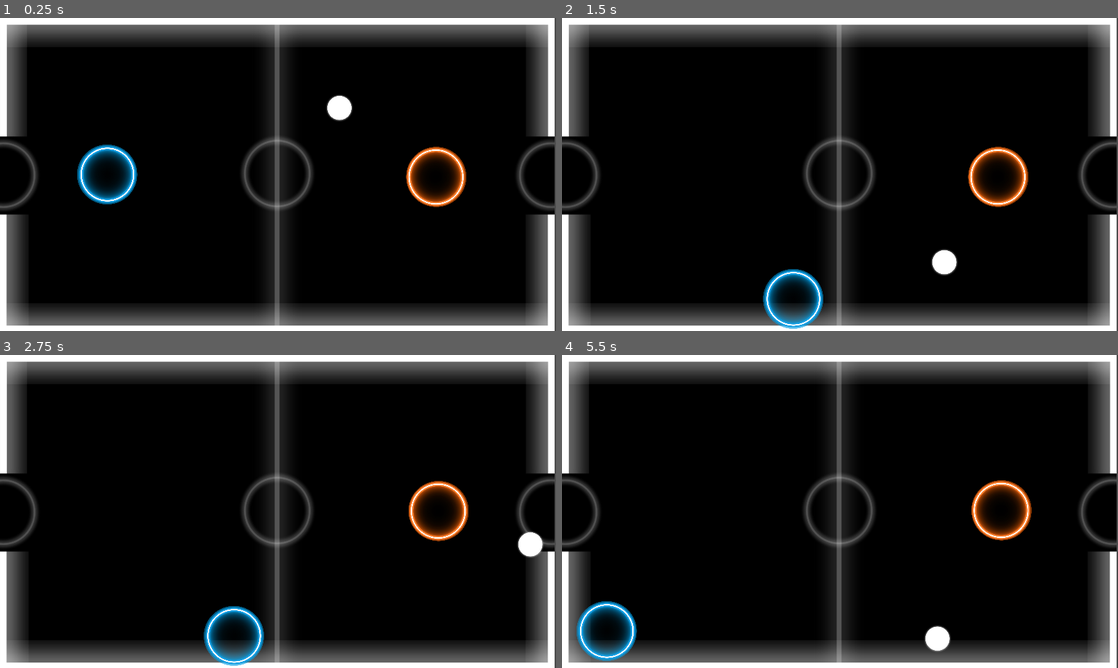
Above: before the commit, frames 1-4 (two rows, left to right).
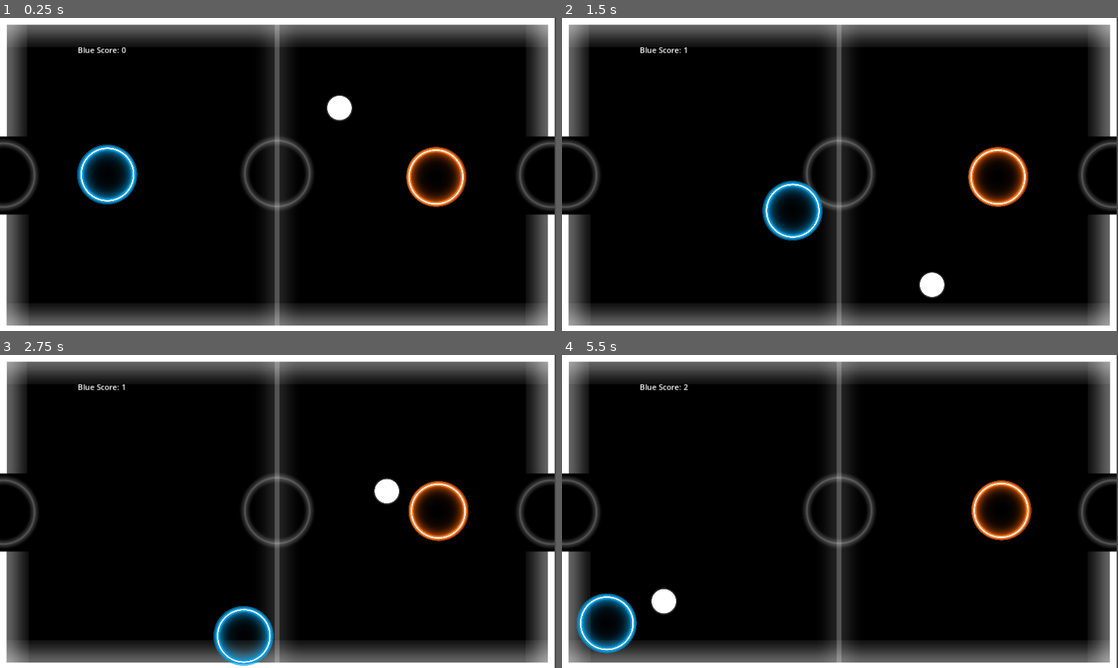
Above: after the commit, the same moments.

Repository: zohaib642/Hockey-Lite
Game: Godot game, scene res://scenes/map.tscn
Same seed, same stepped clock (60 frames per second), same inputs: the game is played once before the commit and once after it.
Inputs:
- Up to frame 1 (0.25 s): no input
- Up to frame 2 (1.5 s): hold D (pk1right) 0.53-1.28 s; hold S (pk1down) from 1.28 s (still down)
- Up to frame 3 (2.75 s): release S (pk1down) at 2.03 s; hold D (pk1right) from 2.03 s (still down)
- Up to frame 4 (5.5 s): release D (pk1right) at 2.78 s; hold W (pk1up) 2.78-3.53 s; hold A (pk1left) 3.53-5.03 s; hold S (pk1down) from 5.03 s (still down)

The runs differ from the first frame. In frame 1, 0.1% of the frame differs, in the area x 14-23%, y 9-12%; in frame 2, 3.3%, in the area x 14-72%, y 9-100%; in frame 3, 2.2%; in frame 4, 2.1%.

Commit message:
added blue's score. little laggy

Diff:
--- /dev/null
+++ b/Global.gd
@@ -0,0 +1,13 @@
+extends Node
+
+var scoreBlue = 0
+var scoreOrange = 0
+
+# Called when the node enters the scene tree for the first time.
+func _ready() -> void:
+	pass # Replace with function body.
+
+
+# Called every frame. 'delta' is the elapsed time since the previous frame.
+func _process(delta: float) -> void:
+	pass
--- a/project.godot
+++ b/project.godot
@@ -14,6 +14,10 @@
 run/main_scene="res://scenes/map.tscn"
 config/features=PackedStringArray("4.3", "Forward Plus")
 config/icon="res://icon.svg"
+
+[autoload]
+
+Global="*res://Global.gd"
 
 [display]
 
--- /dev/null
+++ b/scenes/label.gd
@@ -0,0 +1,8 @@
+extends Label
+
+var previous_score_blue = -1
+
+func _process(delta):
+	if Global.scoreBlue != previous_score_blue:
+		self.text = "Blue Score: " + str(Global.scoreBlue)
+		previous_score_blue = Global.scoreBlue
--- a/scenes/map.tscn
+++ b/scenes/map.tscn
@@ -7,6 +7,7 @@
 [ext_resource type="Script" path="res://scenes/orange.gd" id="4_wirq4"]
 [ext_resource type="Texture2D" uid="uid://bwot3yphtq64y" path="res://AIR HOCKEY/puck.png" id="6_jtaqd"]
 [ext_resource type="Script" path="res://scenes/rigid_body_2d.gd" id="6_nodfb"]
+[ext_resource type="Script" path="res://scenes/label.gd" id="8_swcem"]
 
 [sub_resource type="RectangleShape2D" id="RectangleShape2D_us131"]
 size = Vector2(1161, 24)
@@ -109,3 +110,12 @@
 [node name="CollisionShape2D" type="CollisionShape2D" parent="puck"]
 position = Vector2(575, 322)
 shape = SubResource("CircleShape2D_jrel2")
+
+[node name="ScoreBlue" type="Label" parent="."]
+offset_left = 161.0
+offset_top = 55.0
+offset_right = 333.0
+offset_bottom = 166.0
+script = ExtResource("8_swcem")
+
+[connection signal="body_entered" from="puck" to="blue" method="_on_puck_body_entered"]
--- a/scenes/rigid_body_2d.gd
+++ b/scenes/rigid_body_2d.gd
@@ -18,27 +18,19 @@
 	var angle = randf_range(0, 2 * PI)
 	linear_velocity = Vector2(cos(angle), sin(angle)) * speed
 
-func _integrate_forces(state):
-
-	if linear_velocity != Vector2.ZERO:
+func _integrate_forces(_state):
+	# Maintain constant speed
+	if linear_velocity.length() != 0:
 		linear_velocity = linear_velocity.normalized() * speed
 
-	for i in state.get_contact_count():
-		var collider = state.get_contact_collider_object(i)
-		var normal = state.get_contact_local_normal(i)
+	if position.x > 540 and abs(position.y) < 60:
+		reset_puck()
+		Global.scoreBlue += 1
+	elif position.x < -540 and abs(position.y) < 60:
+		reset_puck()
+		Global.scoreOrange += 1
 
-		if collider.is_in_group("paddles"):
-			var reflection = linear_velocity.reflect(normal)
-			var paddle_influence = collider.velocity.normalized() * (speed * 0.5)
-			linear_velocity = (reflection + paddle_influence).normalized() * speed
 
-		elif collider.get_parent().name == "Border":
-			linear_velocity = linear_velocity.reflect(normal)
-
-	if (position.x > 500 && (position.y > -60 && position.y < 60)):
-		reset_puck()
-	if (position.x < -500 && (position.y > -60 && position.y < 60)):
-		reset_puck()
 
 func reset_puck():
 	position.x = 0
Not shown: 1 places in scenes/map.tscn that only renumber resources
